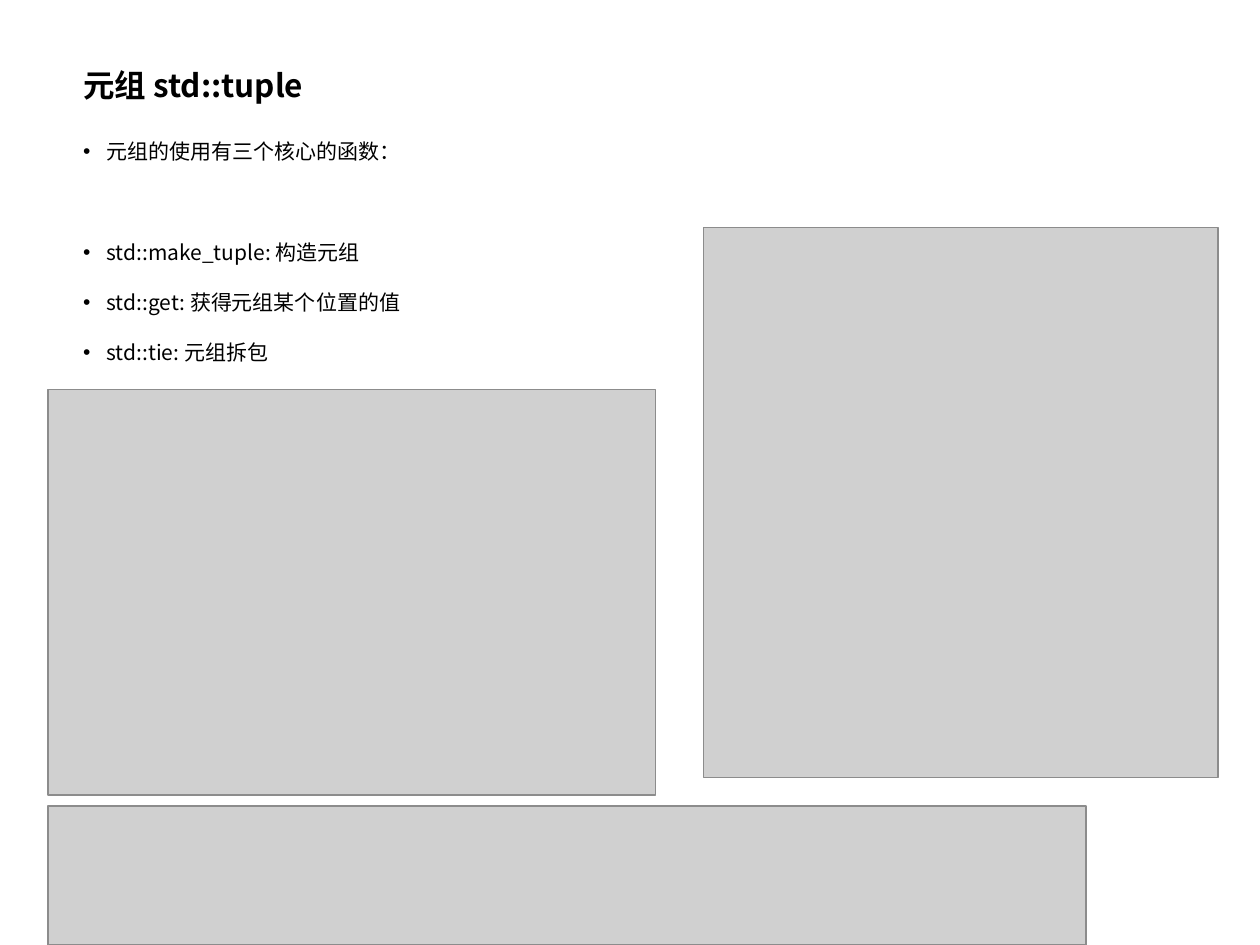
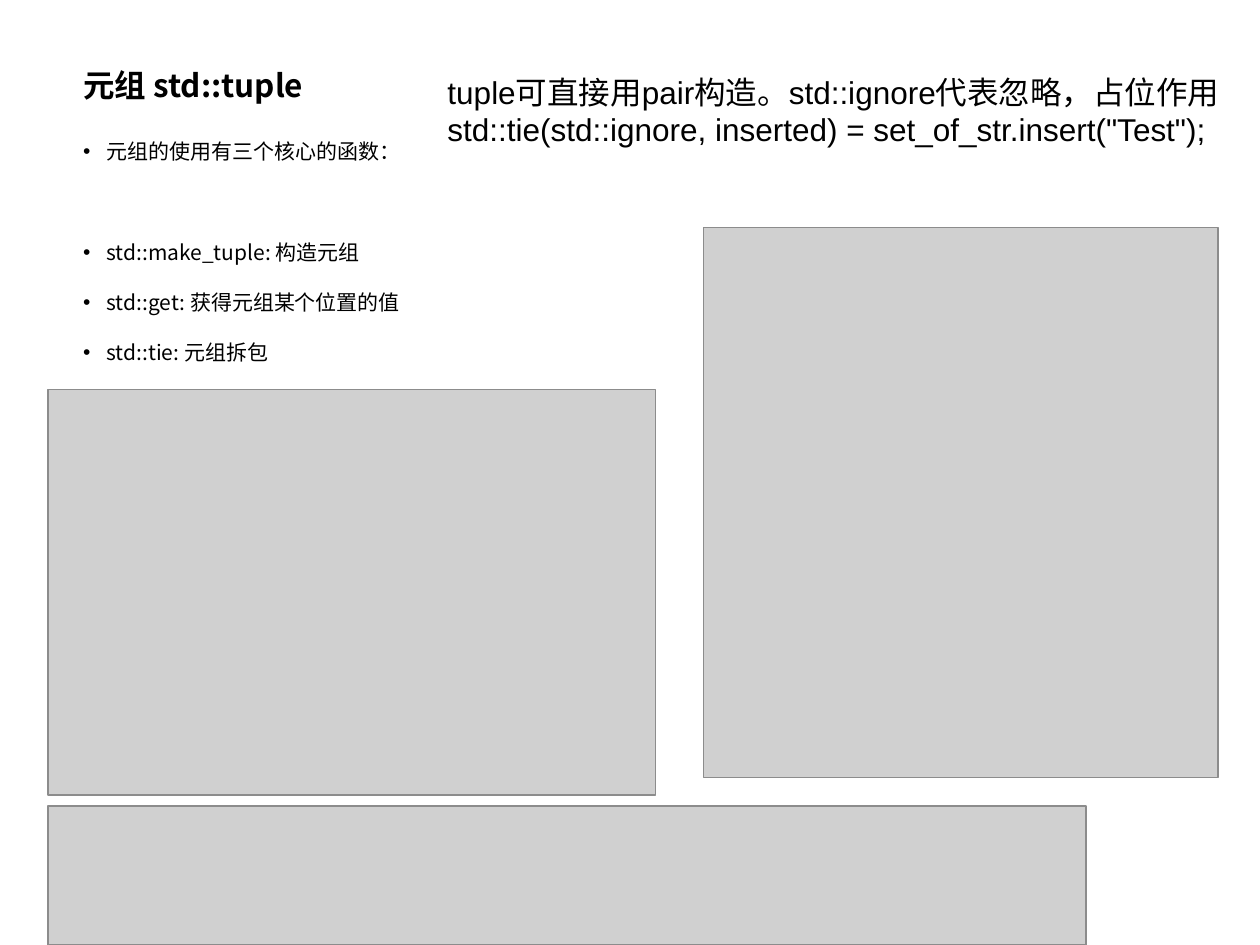
Before and after one commit to pointer1618/projects, a slide deck: slide 43 of lan7/c++11特性.ppt (slide 40 before the commit). Drawn at 1260x945 pixels with LibreOffice and Linux fonts; fonts in the diff are those of the drawing; grey boxes stand for pictures; background and template pictures are left out. Boxes give left, top, right and bottom in pixels: in the first picture for what was removed or moved away, otherwise in the second. Text is boxed around its words. In the diff, an @@ line names an element or a change of style, - is before the commit and + after.

Commit message:
tj

```diff
--- a/lan7/c++11特性.ppt
+++ b/lan7/c++11特性.ppt
@@ text added at bbox=[447, 79, 1219, 147], 18 pt, text #000000 @@
+tuple可直接用pair构造。std::ignore代表忽略，占位作用
+std::tie(std::ignore, inserted) = set_of_str.insert("Test");
```
Also in this commit, not shown: 9 other slides changed, 4 slides added.
